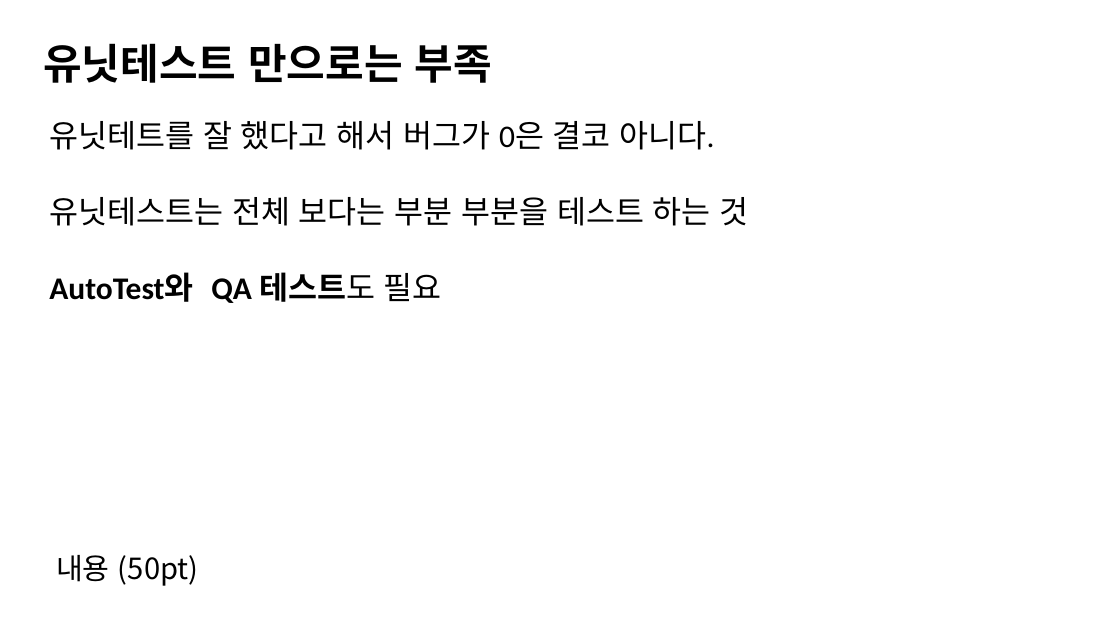
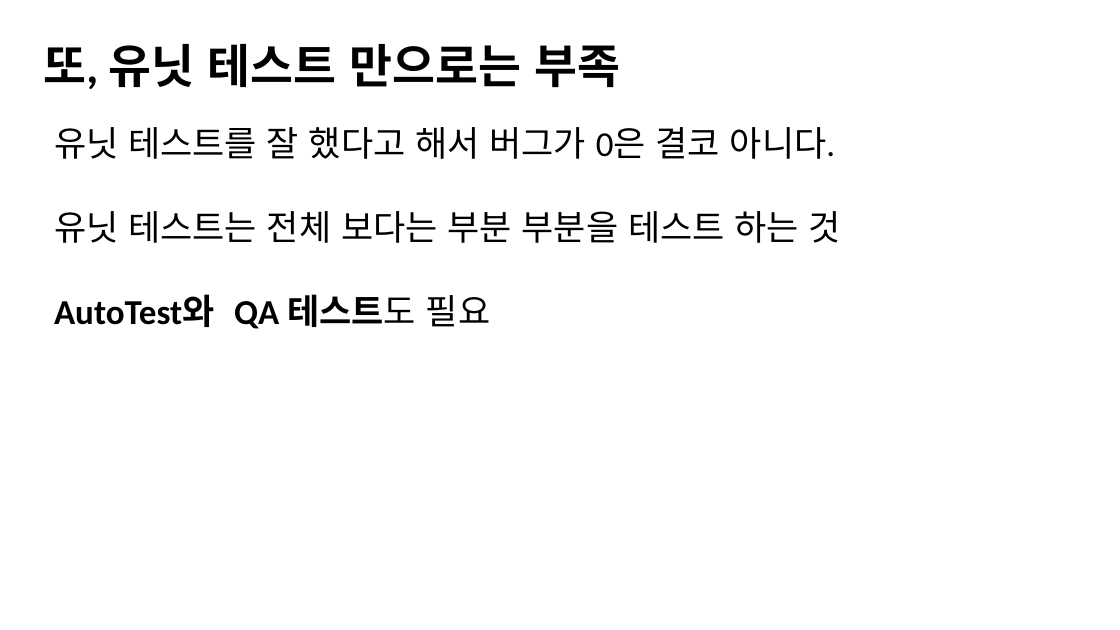
Before and after one commit to jacking75/conf_cpp_korea_2018-08, a slide deck: slide 15 of [C++ Korea 4th Seminar]Visual Cpp에서 유닛 테스트 하기.pptx (slide 10 before the commit). Drawn at 1120x630 pixels with LibreOffice and Linux fonts; fonts in the diff are those of the drawing. Boxes give left, top, right and bottom in pixels: in the first picture for what was removed or moved away, otherwise in the second. Text is boxed around its words. In the diff, an @@ line names an element or a change of style, - is before the commit and + after.

```diff
--- a/[C++ Korea 4th Seminar]Visual Cpp에서 유닛 테스트 하기.pptx
+++ b/[C++ Korea 4th Seminar]Visual Cpp에서 유닛 테스트 하기.pptx
@@ text at bbox=[43, 44, 620, 89]: text changed; size 72 to 80 pt @@
-유닛테스트 만으로는 부족
+또, 유닛 테스트 만으로는 부족
@@ text at bbox=[54, 127, 841, 243]: text changed; size 54 to 60 pt @@
-유닛테트를 잘 했다고 해서 버그가 0은 결코 아니다.
-유닛테스트는 전체 보다는 부분 부분을 테스트 하는 것
+유닛 테스트를 잘 했다고 해서 버그가 0은 결코 아니다.
+유닛 테스트는 전체 보다는 부분 부분을 테스트 하는 것
@@ text at bbox=[54, 294, 490, 329]: size 54 to 60 pt in "AutoTest와 QA 테스트도 필요" @@
@@ text removed at bbox=[56, 555, 199, 586] @@
-내용 (50pt)
```
Also in this commit, not shown: 15 other slides changed, 13 slides added, 7 slides removed.
